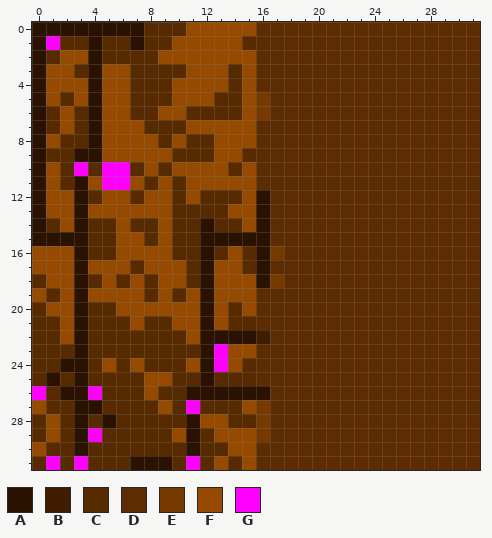
Two versions of one pixel-art sprite, result.png. The picture above was drawn from the file before the commit.
The file is 32x32 pixels. Colours within 5 levels of each other are drawn and written as one.
Palette (. is transparent): A #2b1100  B #411d00  C #572a00  D #5d2c00  E #763a00  F #954a00  G #ff00ff
Pixels before, first column x 0:
 0 AAAAAAAACCCFFFFFDDDDDDDDDDDDDDDD
 1 AGCCACCACCFFFFFCDDDDDDDDDDDDDDDD
 2 ACFFACCCCFFFFFFFDDDDDDDDDDDDDDDD
 3 AFFCAFFCCCCFFFCFDDDDDDDDDDDDDDDD
 4 AFFFAFFCCCFFFFCFDDDDDDDDDDDDDDDD
 5 AFCFAFFCCCFFFCCFEDDDDDDDDDDDDDDD
 6 ACFCAFFCCFFCCCCFEDDDDDDDDDDDDDDD
 7 ACFCAFFFCCCFFFFFDDDDDDDDDDDDDDDD
 8 AFCCAFFFFCFCCFFFDDDDDDDDDDDDDDDD
 9 ACCAAFFFFFCCCFFCDDDDDDDDDDDDDDDD
10 AFCGCGGCFCFFFFCFDDDDDDDDDDDDDDDD
11 AFCAFGGFCFCFFFFFDDDDDDDDDDDDDDDD
12 AFFACFFCFFCFCCCFADDDDDDDDDDDDDDD
13 AFFAFFFFFFCCCCFFADDDDDDDDDDDDDDD
14 ACFACCFCCFCCACCFADDDDDDDDDDDDDDD
15 AAAACCFFCFCCAAAAADDDDDDDDDDDDDDD
16 FFFACCFFFFCCACFCAEDDDDDDDDDDDDDD
17 FFFAFFFCFFFCAFFCADDDDDDDDDDDDDDD
18 CFFACFCFCFFCAFFFAEDDDDDDDDDDDDDD
19 FCFAFFFFCFCFAFFFDDDDDDDDDDDDDDDD
20 CFFACCFFFFFFAFCFDDDDDDDDDDDDDDDD
21 CCFACCCFCCFFAFCCDDDDDDDDDDDDDDDD
22 CCFACCCCCCCFAAAABDDDDDDDDDDDDDDD
23 CCCACCCCCCCCAGFFDDDDDDDDDDDDDDDD
24 CCAACFCFCCCFAGFCDDDDDDDDDDDDDDDD
25 CACACCCCFFCCACCCDDDDDDDDDDDDDDDD
26 GCAAGCCCFCCAAAAAADDDDDDDDDDDDDDD
27 FCCAACCCCFCGCCCFEDDDDDDDDDDDDDDD
28 CFCACACCCCCAFFCCEDDDDDDDDDDDDDDD
29 CFCAGCCCCCFACFFFEDDDDDDDDDDDDDDD
30 FCCACCCCCCCACCFFDDDDDDDDDDDDDDDD
31 CGCGCCCAAACGCFCFDDDDDDDDDDDDDDDD
The result:
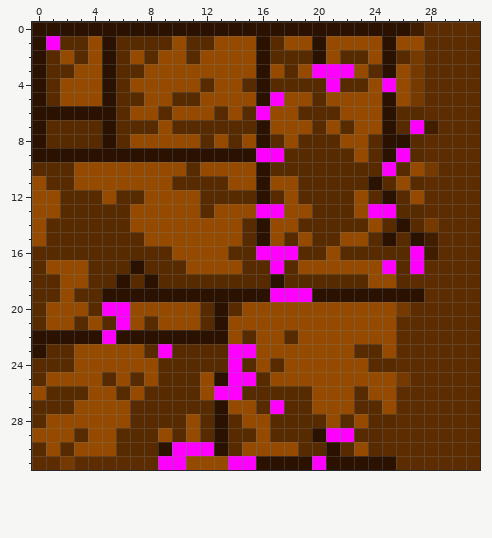
Changes in this commit:
Changed rows in their new state; - is an unchanged pixel.
first column x 0:
 0 --------AAAAAAAAAAAAAAAAAAAB-
 1 ----FA-C---CC--FACFFAFFFFAFF-
 2 ---CFA-F---C----ACCCAFCCFACE-
 3 -CCFFAC-FFF---F-AFCFGGGFCAFE-
 4 -C--FACFFF--C-FCACCCCGCCFGFE-
 5 -CF-FAC-FFCC-FF-AGFFCFFFFAFE-
 6 -AAA-ACFFC-FF-FCGFFCCCFFFACC-
 7 --C-CACC-F-CCCCCAFFFCFCFFACGB
 8 -C--CAC--F-F--C-ACFCCCFFCAAC-
 9 -AA--AAAAAAAAAAAGGCCCCCFCAGC-
10 CC-FFFFF-F-C--F-ACCCCCCCCGCFE
11 FC-F-FF-F--CCC--AFFCCCCCACFC-
12 F-CC--C---F----C-CFCCCCFCACF-
13 F-CCCCC---FF-F--GGFFCCCFGGCC-
14 F-CC--CFF-FFFFFC-FFCCCCCFCACE
15 FCCC--CCF-FFFFFC-FCFCCFFCACAB
16 CCCC--CCCCFFFFC-GGGCCFCCCCCGB
17 C--FCCCACCCFF---CGCFFFFFFGCG-
18 -C-F-CACACC-CCCCCACCCCCCFFC--
19 C--CCAAAAAAA-AAAAGGGAAAAAAAA-
20 ---F-GG-----CA--FFFFFFFFFFE--
21 -F-CF-G--F--CAFFFFFFFFFFFF---
22 AAA-AGAAAAAA--FCFFCFFFFFFF---
23 A--FFFFF-G--CCGGFFFFFFFCCF---
24 --CFF-F-F--CCCG-FCFFFFFFCC---
25 -FFFF-F--C--FAGGCFFFFFFFFFE--
26 F-CCFF-FC--CFGGCCCCCFFFCFF---
27 C--FFFF--C-C-AF-CGCCFFFCCF---
28 --FFFFF----FCA-FFCCCCFCFCC---
29 F-FCFF---FCF-ACCFCCCAGGCC----
30 CF-FFF---AGGGAC-FFFCCACFC----
31 DDEDDDDDDGGFF-GGAAAAGAAAAA---
Where, in picture pixels (left, top, right, bottom), the same in both pictures:
changed: (32, 22, 438, 470)
